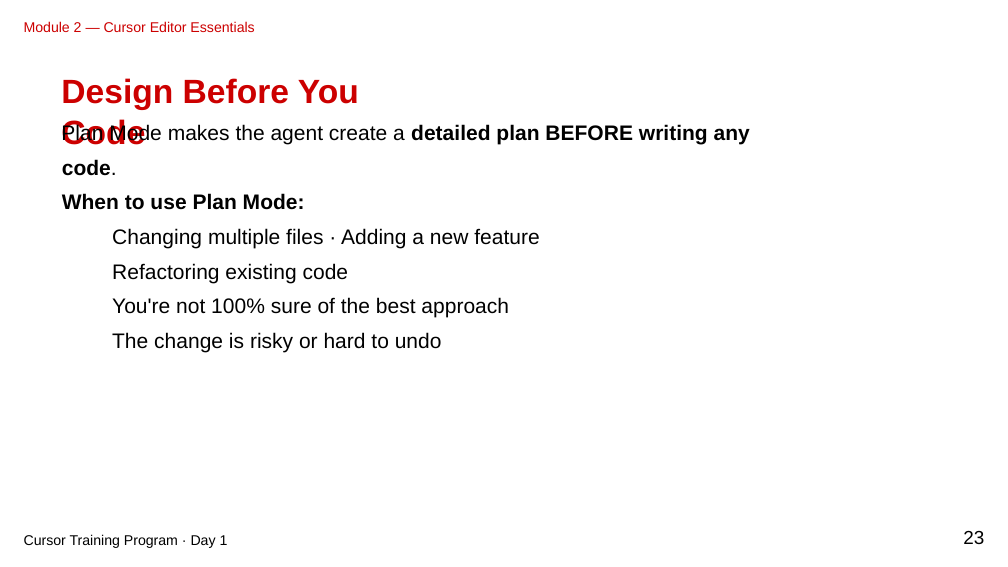
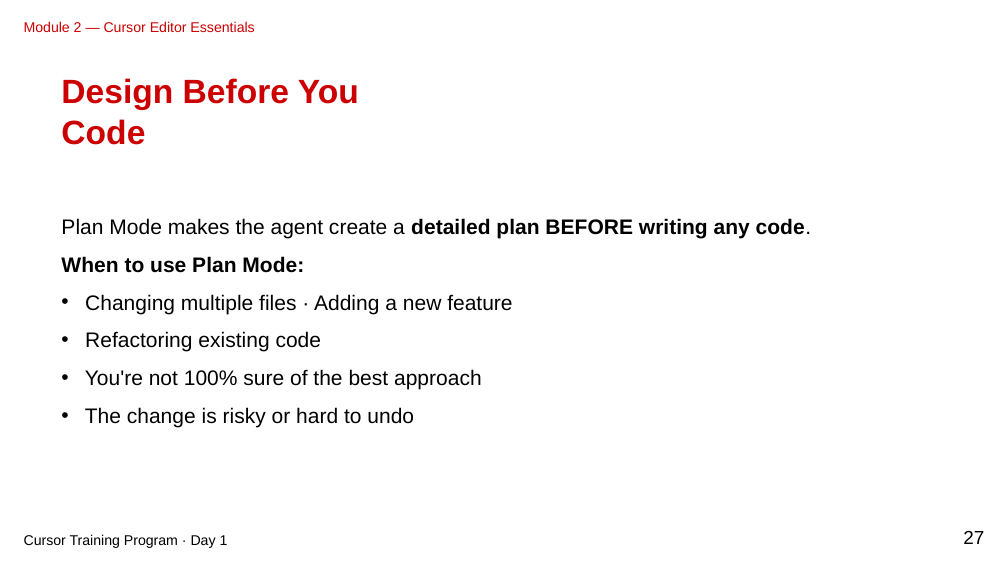
Before and after one commit to gjkaur/cursor_documentation, a slide deck: slide 27 of slides/module-02-marp-editable-clean.pptx (slide 23 before the commit). Drawn at 1008x567 pixels with LibreOffice and Linux fonts; fonts in the diff are those of the drawing. Boxes give left, top, right and bottom in pixels: in the first picture for what was removed or moved away, otherwise in the second. Text is boxed around its words. In the diff, an @@ line names an element or a change of style, - is before the commit and + after.

```diff
--- a/slides/module-02-marp-editable-clean.pptx
+++ b/slides/module-02-marp-editable-clean.pptx
@@ text removed at bbox=[61, 123, 750, 144] @@
-Plan Mode makes the agent create a detailed plan BEFORE writing any
@@ text removed at bbox=[62, 159, 117, 176] @@
-code.
@@ text removed at bbox=[62, 193, 305, 210] @@
-When to use Plan Mode:
@@ text added at bbox=[61, 218, 811, 427], 20 pt, text #000000 @@
+Plan Mode makes the agent create a detailed plan BEFORE writing any code.
+When to use Plan Mode:
+• Changing multiple files · Adding a new feature
+• Refactoring existing code
+• You're not 100% sure of the best approach
+• The change is risky or hard to undo
@@ text removed at bbox=[112, 228, 539, 248] @@
-Changing multiple files · Adding a new feature
@@ text removed at bbox=[112, 263, 349, 283] @@
-Refactoring existing code
@@ text removed at bbox=[112, 297, 509, 318] @@
-You're not 100% sure of the best approach
@@ text removed at bbox=[112, 332, 442, 353] @@
-The change is risky or hard to undo
@@ text at bbox=[963, 530, 984, 544]: text changed @@
-23
+27
```
Also in this commit, not shown: 47 other slides changed, 12 slides added, 36 other files.
